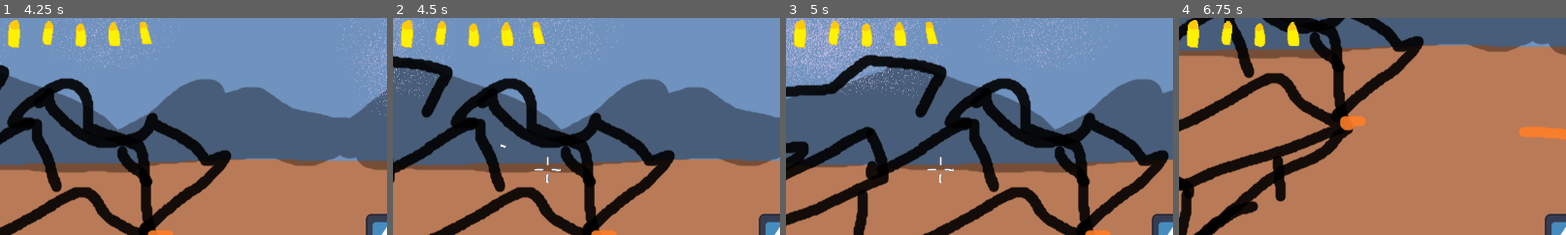
Above: before the commit, frames 1-4 (left to right).
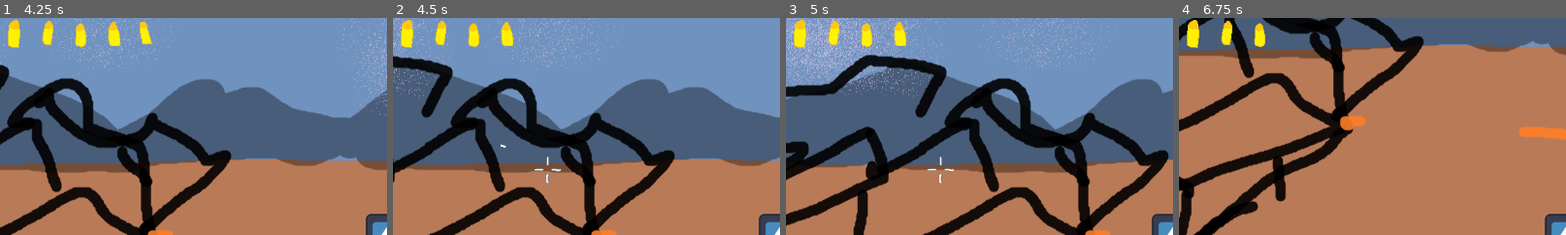
Above: after the commit, the same moments.

Repository: Niimphu/quickdraw
Game: Godot game, scene res://test.tscn
Same seed, same stepped clock (60 frames per second), same inputs: the game is played once before the commit and once after it. The engine's default icon, where the game draws it, is replaced by a stand-in: a white triangle on a blue panel in a dark square.
Inputs (mouse positions are % of the whole screen's width and height, from its top left):
- Up to frame 1 (4.25 s): tap Enter at 0.5 s; hold D (right) 0.53-1.28 s; hold Mouse wheel down (scroll_down) 0.53-1.28 s; move the mouse to (30, 55) at 1.27 s; hold S (down) 1.28-2.03 s; tap Mouse wheel up (scroll_up) at 1.35 s; move the mouse to (60, 28) at 2.02 s; press the mouse at (60, 28) at 2.03 s; hold D (right) 2.03-2.78 s; move the mouse to (45, 70) at 2.77 s; release the mouse at (45, 70) at 2.78 s; hold W (up) 2.78-3.53 s; tap Mouse wheel down (scroll_down) at 2.85 s; move the mouse to (80, 65) at 3.52 s; hold A (left) from 3.53 s (still down); hold Mouse wheel up (scroll_up) from 3.53 s (still down); tap R (reload) at 4.15 s
- Up to frame 2 (4.5 s): keep holding A (left); move the mouse to (20, 35) at 4.27 s; release Mouse wheel up (scroll_up) at 4.28 s; click (20, 35) at 4.35 s
- Up to frame 3 (5 s): keep holding A (left)
- Up to frame 4 (6.75 s): move the mouse to (55, 50) at 5.02 s; release A (left) at 5.03 s; hold S (down) 5.03-5.78 s; hold Mouse wheel down (scroll_down) 5.03-5.78 s; move the mouse to (35, 25) at 5.77 s; hold D (right) 5.78-6.53 s; tap Mouse wheel up (scroll_up) at 5.85 s; move the mouse to (72, 45) at 6.52 s; press the mouse at (72, 45) at 6.53 s; hold W (up) from 6.53 s (still down)
The pictures show only the part of the screen within x 0-50%, y 0-50%; the shares and areas given below are measured in that part.

Frame 1 is identical in both runs. In frame 2, 0.2% of the frame differs, in the area x 36-40%, y 1-13%; in frame 3, 0.2%; in frame 4, 0.3%, in the area x 27-32%, y 1-13%.

Commit message:
slower reload, cancellable

Diff:
--- a/player.gd
+++ b/player.gd
@@ -93,6 +93,7 @@
 	if not focused:
 		focused = true
 		speed = move_speed * 0.25
+		Gun.cancel_reload()
 	elif focus_level < Gun.max_ammo:
 		if focus_level < Gun.ammo:
 			charged_bullets += 1
--- a/revolver.gd
+++ b/revolver.gd
@@ -3,7 +3,7 @@
 @export var FireDelay: Timer
 @export var ReloadDelay: Timer
 @export var firing_delay := 0.3
-@export var reload_delay := 0.1
+@export var reload_delay := 0.2
 @export var max_ammo := 6
 
 var bullet_scene := preload("res://bullet.tscn")
@@ -45,6 +45,10 @@
 	ReloadDelay.start()
 
 
+func cancel_reload() -> void:
+	ReloadDelay.stop()
+
+
 func _on_fire_delay_timeout() -> void:
 	shooting = false
 
--- a/revolver.tscn
+++ b/revolver.tscn
@@ -12,5 +12,5 @@
 one_shot = true
 
 [node name="ReloadDelay" type="Timer" parent="." unique_id=111426483]
-wait_time = 0.2
+wait_time = 0.3
 one_shot = true
